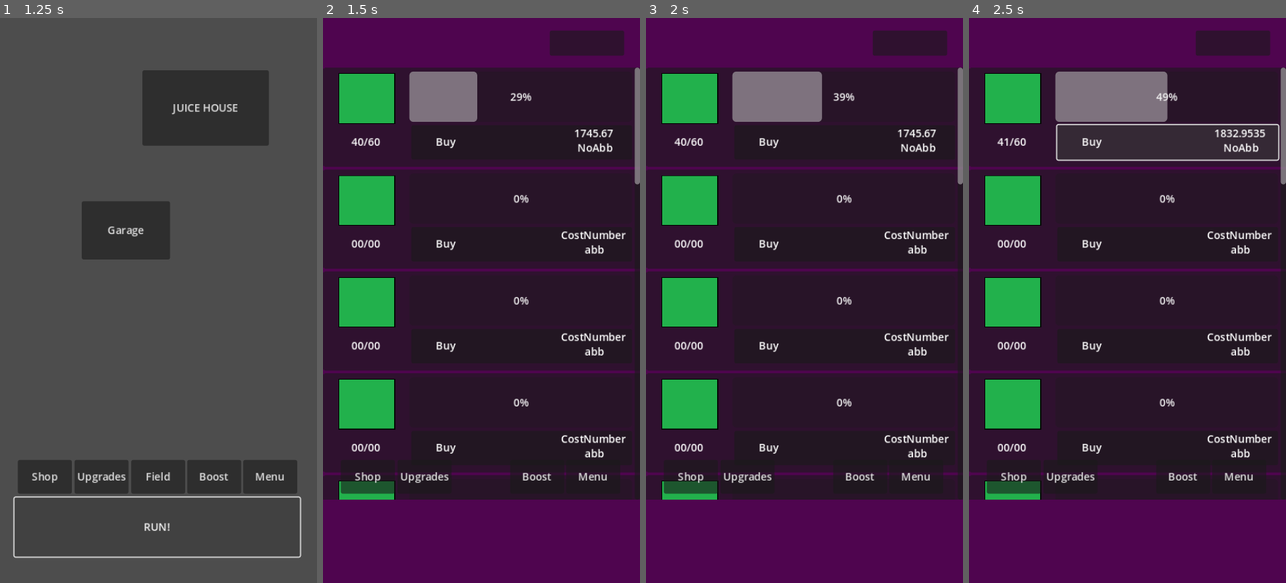
Above: before the commit, frames 1-4 (left to right).
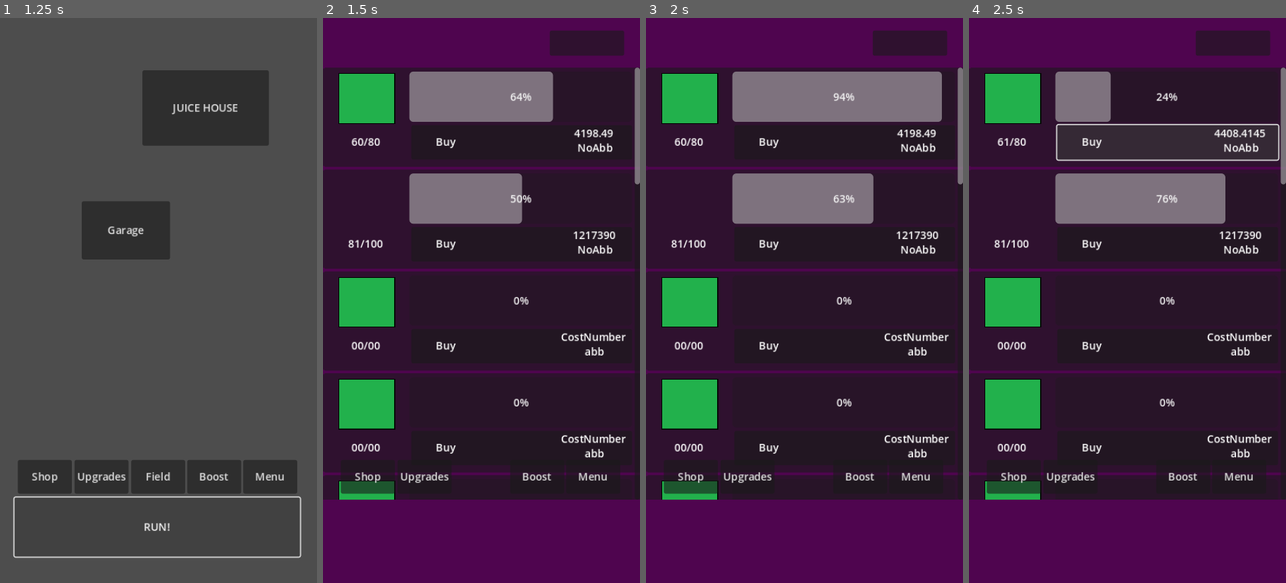
Above: after the commit, the same moments.

Repository: enoqAcero/JuiceCo
Game: Godot game, scene res://Scenes/Main.tscn
The game is run twice, just before and just after one commit, with the same random seed, the same clock (stepped at 60 frames per second) and the same inputs.
Inputs:
- Up to frame 1 (1.25 s): click "RUN!" at 0.5 s
- Up to frame 2 (1.5 s): click "Field" at 1.25 s
- Up to frame 3 (2 s): no input
- Up to frame 4 (2.5 s): click "Buy" at 2 s

Frame 1 is identical in both runs. In frame 2, 7.5% of the frame differs, in the area x 4-96%, y 9-42%; in frame 3, 9.5%; in frame 4, 8.6%.

Commit message:
capitalist update

Diff:
--- a/Resources/FruitData.gd
+++ b/Resources/FruitData.gd
@@ -9,5 +9,5 @@
 @export var liters : float
 @export var multiplier : float
 @export var speed : float
-@export var currentValue : float
+@export var currentProgress : float
 @export var skin : Texture2D
--- a/Resources/Player.gd
+++ b/Resources/Player.gd
@@ -2,6 +2,7 @@
 
 class_name Player
 
+@export var liters : float
 @export var money : float
 @export var gems : int
 
--- a/Save/PlayerSave.tres
+++ b/Save/PlayerSave.tres
@@ -1,22 +1,33 @@
-[gd_resource type="Resource" script_class="Player" load_steps=9 format=3 uid="uid://c8ewpqhyb0j3k"]
+[gd_resource type="Resource" script_class="Player" load_steps=10 format=3]
 
 [ext_resource type="Script" path="res://Resources/JuiceHouseData.gd" id="1_4wlhr"]
 [ext_resource type="Script" path="res://Resources/Player.gd" id="1_fhr83"]
 [ext_resource type="Script" path="res://Resources/FruitData.gd" id="1_fk37v"]
 [ext_resource type="Script" path="res://Resources/TransportData.gd" id="2_webxm"]
-[ext_resource type="Texture2D" uid="uid://d0ytlx3x5mgme" path="res://a.png" id="3_ybvww"]
+[ext_resource type="Texture2D" path="res://a.png" id="3_ybvww"]
 
 [sub_resource type="Resource" id="Resource_hs0wn"]
 script = ExtResource("1_fk37v")
 name = "Blueberry"
-level = 40
-tier = 3
-cost = 1745.67
+level = 60
+tier = 4
+cost = 4198.49
 liters = 1.0
 multiplier = 1.05
-speed = 5.0
-currentValue = 95.95
+speed = 0.625
+currentProgress = 74.0
 skin = ExtResource("3_ybvww")
+
+[sub_resource type="Resource" id="Resource_v863b"]
+script = ExtResource("1_fk37v")
+name = "asaa"
+level = 81
+tier = 5
+cost = 1.21739e+06
+liters = 2.0
+multiplier = 1.06
+speed = 3.75
+currentProgress = 10.0
 
 [sub_resource type="Resource" id="Resource_yabiq"]
 script = ExtResource("1_4wlhr")
@@ -35,6 +46,7 @@
 
 [resource]
 script = ExtResource("1_fhr83")
+liters = 0.0
 money = 0.0
 gems = 0
 JuiceHouse = Array[ExtResource("1_4wlhr")]([SubResource("Resource_yabiq")])
@@ -42,7 +54,7 @@
 house1Id = 1
 house2Id = 1
 house3Id = 1
-Fruits = Array[ExtResource("1_fk37v")]([SubResource("Resource_hs0wn")])
+Fruits = Array[ExtResource("1_fk37v")]([SubResource("Resource_hs0wn"), SubResource("Resource_v863b")])
 Transport = Array[ExtResource("2_webxm")]([SubResource("Resource_61nqt")])
 slots = 4
 transport0Id = 1
--- a/Scenes/Field.tscn
+++ b/Scenes/Field.tscn
@@ -1,27 +1,7 @@
-[gd_scene load_steps=5 format=3 uid="uid://bc8vtgcgh7vxg"]
+[gd_scene load_steps=3 format=3 uid="uid://bc8vtgcgh7vxg"]
 
 [ext_resource type="Script" path="res://Scripts/Field.gd" id="1_dcyj0"]
 [ext_resource type="Texture2D" uid="uid://d0ytlx3x5mgme" path="res://a.png" id="2_pusqm"]
-
-[sub_resource type="Animation" id="Animation_0h4e5"]
-resource_name = "Panel0ProgressBar"
-tracks/0/type = "value"
-tracks/0/imported = false
-tracks/0/enabled = true
-tracks/0/path = NodePath("ScrollContainer/Control/VBoxContainer/Panel0/ProgressBar:value")
-tracks/0/interp = 1
-tracks/0/loop_wrap = true
-tracks/0/keys = {
-"times": PackedFloat32Array(0, 0.9),
-"transitions": PackedFloat32Array(1, 1),
-"update": 0,
-"values": [0.0, 100.0]
-}
-
-[sub_resource type="AnimationLibrary" id="AnimationLibrary_fuosa"]
-_data = {
-"Panel0ProgressBar": SubResource("Animation_0h4e5")
-}
 
 [node name="Field" type="Node2D"]
 script = ExtResource("1_dcyj0")
@@ -113,6 +93,8 @@
 horizontal_alignment = 1
 vertical_alignment = 1
 
+[node name="Timer" type="Timer" parent="ScrollContainer/Control/VBoxContainer/Panel0"]
+
 [node name="Panel1" type="Panel" parent="ScrollContainer/Control/VBoxContainer"]
 custom_minimum_size = Vector2(0, 150)
 layout_mode = 2
@@ -173,6 +155,8 @@
 horizontal_alignment = 1
 vertical_alignment = 1
 
+[node name="Timer" type="Timer" parent="ScrollContainer/Control/VBoxContainer/Panel1"]
+
 [node name="Panel2" type="Panel" parent="ScrollContainer/Control/VBoxContainer"]
 custom_minimum_size = Vector2(0, 150)
 layout_mode = 2
@@ -233,6 +217,8 @@
 horizontal_alignment = 1
 vertical_alignment = 1
 
+[node name="Timer" type="Timer" parent="ScrollContainer/Control/VBoxContainer/Panel2"]
+
 [node name="Panel3" type="Panel" parent="ScrollContainer/Control/VBoxContainer"]
 custom_minimum_size = Vector2(0, 150)
 layout_mode = 2
@@ -293,6 +279,8 @@
 horizontal_alignment = 1
 vertical_alignment = 1
 
+[node name="Timer" type="Timer" parent="ScrollContainer/Control/VBoxContainer/Panel3"]
+
 [node name="Panel4" type="Panel" parent="ScrollContainer/Control/VBoxContainer"]
 custom_minimum_size = Vector2(0, 150)
 layout_mode = 2
@@ -353,6 +341,8 @@
 horizontal_alignment = 1
 vertical_alignment = 1
 
+[node name="Timer" type="Timer" parent="ScrollContainer/Control/VBoxContainer/Panel4"]
+
 [node name="Panel5" type="Panel" parent="ScrollContainer/Control/VBoxContainer"]
 custom_minimum_size = Vector2(0, 150)
 layout_mode = 2
@@ -413,6 +403,8 @@
 horizontal_alignment = 1
 vertical_alignment = 1
 
+[node name="Timer" type="Timer" parent="ScrollContainer/Control/VBoxContainer/Panel5"]
+
 [node name="Panel6" type="Panel" parent="ScrollContainer/Control/VBoxContainer"]
 custom_minimum_size = Vector2(0, 150)
 layout_mode = 2
@@ -473,6 +465,8 @@
 horizontal_alignment = 1
 vertical_alignment = 1
 
+[node name="Timer" type="Timer" parent="ScrollContainer/Control/VBoxContainer/Panel6"]
+
 [node name="Panel7" type="Panel" parent="ScrollContainer/Control/VBoxContainer"]
 custom_minimum_size = Vector2(0, 150)
 layout_mode = 2
@@ -533,6 +527,8 @@
 horizontal_alignment = 1
 vertical_alignment = 1
 
+[node name="Timer" type="Timer" parent="ScrollContainer/Control/VBoxContainer/Panel7"]
+
 [node name="Panel8" type="Panel" parent="ScrollContainer/Control/VBoxContainer"]
 custom_minimum_size = Vector2(0, 150)
 layout_mode = 2
@@ -593,6 +589,8 @@
 horizontal_alignment = 1
 vertical_alignment = 1
 
+[node name="Timer" type="Timer" parent="ScrollContainer/Control/VBoxContainer/Panel8"]
+
 [node name="Panel9" type="Panel" parent="ScrollContainer/Control/VBoxContainer"]
 custom_minimum_size = Vector2(0, 150)
 layout_mode = 2
@@ -653,6 +651,8 @@
 horizontal_alignment = 1
 vertical_alignment = 1
 
+[node name="Timer" type="Timer" parent="ScrollContainer/Control/VBoxContainer/Panel9"]
+
 [node name="Panel10" type="Panel" parent="ScrollContainer/Control/VBoxContainer"]
 custom_minimum_size = Vector2(0, 150)
 layout_mode = 2
@@ -713,6 +713,8 @@
 horizontal_alignment = 1
 vertical_alignment = 1
 
+[node name="Timer" type="Timer" parent="ScrollContainer/Control/VBoxContainer/Panel10"]
+
 [node name="Panel11" type="Panel" parent="ScrollContainer/Control/VBoxContainer"]
 custom_minimum_size = Vector2(0, 150)
 layout_mode = 2
@@ -773,6 +775,8 @@
 horizontal_alignment = 1
 vertical_alignment = 1
 
+[node name="Timer" type="Timer" parent="ScrollContainer/Control/VBoxContainer/Panel11"]
+
 [node name="Panel12" type="Panel" parent="ScrollContainer/Control/VBoxContainer"]
 custom_minimum_size = Vector2(0, 150)
 layout_mode = 2
@@ -833,6 +837,8 @@
 horizontal_alignment = 1
 vertical_alignment = 1
 
+[node name="Timer" type="Timer" parent="ScrollContainer/Control/VBoxContainer/Panel12"]
+
 [node name="Panel13" type="Panel" parent="ScrollContainer/Control/VBoxContainer"]
 custom_minimum_size = Vector2(0, 150)
 layout_mode = 2
@@ -893,6 +899,8 @@
 horizontal_alignment = 1
 vertical_alignment = 1
 
+[node name="Timer" type="Timer" parent="ScrollContainer/Control/VBoxContainer/Panel13"]
+
 [node name="Panel14" type="Panel" parent="ScrollContainer/Control/VBoxContainer"]
 custom_minimum_size = Vector2(0, 150)
 layout_mode = 2
@@ -953,10 +961,6 @@
 horizontal_alignment = 1
 vertical_alignment = 1
 
-[node name="AnimationPlayer" type="AnimationPlayer" parent="."]
-libraries = {
-"": SubResource("AnimationLibrary_fuosa")
-}
+[node name="Timer" type="Timer" parent="ScrollContainer/Control/VBoxContainer/Panel14"]
 
 [connection signal="pressed" from="Button" to="." method="_on_button_pressed"]
-[connection signal="animation_finished" from="AnimationPlayer" to="." method="_on_animation_player_animation_finished"]
--- a/Scripts/Field.gd
+++ b/Scripts/Field.gd
@@ -32,7 +32,22 @@
 var panelNode13ProgressBar
 var panelNode14ProgressBar
 
-var animationPlayer : AnimationPlayer
+var panelNode0Timer
+var panelNode1Timer
+var panelNode2Timer
+var panelNode3Timer
+var panelNode4Timer
+var panelNode5Timer
+var panelNode6Timer
+var panelNode7Timer
+var panelNode8Timer
+var panelNode9Timer
+var panelNode10Timer
+var panelNode11Timer
+var panelNode12Timer
+var panelNode13Timer
+var panelNode14Timer
+
 
 
 # Called when the node enters the scene tree for the first time.
@@ -69,7 +84,21 @@
 	panelNode13ProgressBar = $ScrollContainer/Control/VBoxContainer/Panel13/ProgressBar
 	panelNode14ProgressBar = $ScrollContainer/Control/VBoxContainer/Panel14/ProgressBar
 
-	animationPlayer = $AnimationPlayer
+	panelNode0Timer = $ScrollContainer/Control/VBoxContainer/Panel0/Timer
+	panelNode1Timer = $ScrollContainer/Control/VBoxContainer/Panel1/Timer
+	panelNode2Timer = $ScrollContainer/Control/VBoxContainer/Panel2/Timer
+	panelNode3Timer = $ScrollContainer/Control/VBoxContainer/Panel3/Timer
+	panelNode4Timer = $ScrollContainer/Control/VBoxContainer/Panel4/Timer
+	panelNode5Timer = $ScrollContainer/Control/VBoxContainer/Panel5/Timer
+	panelNode6Timer = $ScrollContainer/Control/VBoxContainer/Panel6/Timer
+	panelNode7Timer = $ScrollContainer/Control/VBoxContainer/Panel7/Timer
+	panelNode8Timer = $ScrollContainer/Control/VBoxContainer/Panel8/Timer
+	panelNode9Timer = $ScrollContainer/Control/VBoxContainer/Panel9/Timer
+	panelNode10Timer = $ScrollContainer/Control/VBoxContainer/Panel10/Timer
+	panelNode11Timer = $ScrollContainer/Control/VBoxContainer/Panel11/Timer
+	panelNode12Timer = $ScrollContainer/Control/VBoxContainer/Panel12/Timer
+	panelNode13Timer = $ScrollContainer/Control/VBoxContainer/Panel13/Timer
+	panelNode14Timer = $ScrollContainer/Control/VBoxContainer/Panel14/Timer
 
 
 	panelNode0Button.pressed.connect(Callable(buyFruit).bind(0))
@@ -88,8 +117,23 @@
 	panelNode13Button.pressed.connect(Callable(buyFruit).bind(13))
 	panelNode14Button.pressed.connect(Callable(buyFruit).bind(14))
 
+	panelNode0Timer.timeout.connect(Callable(timerTimeout).bind(0))
+	panelNode1Timer.timeout.connect(Callable(timerTimeout).bind(1))
+	panelNode2Timer.timeout.connect(Callable(timerTimeout).bind(2))
+	panelNode3Timer.timeout.connect(Callable(timerTimeout).bind(3))
+	panelNode4Timer.timeout.connect(Callable(timerTimeout).bind(4))
+	panelNode5Timer.timeout.connect(Callable(timerTimeout).bind(5))
+	panelNode6Timer.timeout.connect(Callable(timerTimeout).bind(6))
+	panelNode7Timer.timeout.connect(Callable(timerTimeout).bind(7))
+	panelNode8Timer.timeout.connect(Callable(timerTimeout).bind(8))
+	panelNode9Timer.timeout.connect(Callable(timerTimeout).bind(9))
+	panelNode10Timer.timeout.connect(Callable(timerTimeout).bind(10))
+	panelNode11Timer.timeout.connect(Callable(timerTimeout).bind(11))
+	panelNode12Timer.timeout.connect(Callable(timerTimeout).bind(12))
+	panelNode13Timer.timeout.connect(Callable(timerTimeout).bind(13))
+	panelNode14Timer.timeout.connect(Callable(timerTimeout).bind(14))
+
 	loadAllPanelData()
-	startAnimations()
 
 func loadAllPanelData():
 	for i in range (0, GlobalVariables.player.Fruits.size()):
@@ -101,16 +145,21 @@
 	var currentPanelButtonCost
 	var currentPanelButtonAbb
 	var currentPanelLvlLabel
+	var currentPanelTimer
 
 	currentPanelProgressBar = get_node("ScrollContainer/Control/VBoxContainer/Panel" + str(index) + "/ProgressBar")
 	currentPanelSprite = get_node("ScrollContainer/Control/VBoxContainer/Panel" + str(index) + "/A")
 	currentPanelButtonCost = get_node("ScrollContainer/Control/VBoxContainer/Panel" + str(index) + "/Button/CostNumber")
 	currentPanelButtonAbb = get_node("ScrollContainer/Control/VBoxContainer/Panel" + str(index) + "/Button/CostAbb")
 	currentPanelLvlLabel = get_node("ScrollContainer/Control/VBoxContainer/Panel" + str(index) + "/Lvl")
+	currentPanelTimer = get_node("ScrollContainer/Control/VBoxContainer/Panel" + str(index) + "/Timer")
 
 	currentPanelSprite.texture = GlobalVariables.player.Fruits[index].skin
 	currentPanelButtonCost.text = str(GlobalVariables.player.Fruits[index].cost)
 	currentPanelButtonAbb.text = "NoAbb"
+	currentPanelProgressBar = GlobalVariables.player.Fruits[index].currentProgress
+	currentPanelTimer.wait_time = (GlobalVariables.player.Fruits[index].speed)/100
+	currentPanelTimer.start()
 
 	var tierText = calculateTierLevel(index)
 	if tierText == 20:
@@ -139,7 +188,6 @@
 	var cost = GlobalVariables.player.Fruits[index].cost
 	var mult = GlobalVariables.player.Fruits[index].multiplier
 	var level = GlobalVariables.player.Fruits[index].level
-	var speed = GlobalVariables.player.Fruits[index].speed
 	var tierText = calculateTierLevel(index)
 
 	GlobalVariables.player.Fruits[index].cost = cost * mult
@@ -147,60 +195,43 @@
 
 	if level >= tierText - 1:
 		GlobalVariables.player.Fruits[index].tier += 1
-		GlobalVariables.player.Fruits[index].speed = speed / 2
-		saveCurrentTime(index)
-		updateAnimation("Panel" + str(index) + "ProgressBar", GlobalVariables.player.Fruits[index].speed)
+		saveCurrentProgress(index)
+		cashOut(index)
+
 
 	loadPanelData(index)
 
-
-
-func startAnimations():
-	for i in range (0, GlobalVariables.player.Fruits.size()):
-		updateAnimation("Panel" + str(i) + "ProgressBar", GlobalVariables.player.Fruits[i].speed)
-		$AnimationPlayer.play("Panel" + str(i) + "ProgressBar")
-
-
-func _on_animation_player_animation_finished(animName):
-	if animName == "Panel0ProgressBar":
-		panelNode0ProgressBar.value = 0
-		$AnimationPlayer.play("Panel0ProgressBar")
-
-
-func updateAnimation(animName : String, time : float):
-	if animationPlayer.has_animation(animName):
-		# Set the new length for the specified animation
-		var animation = animationPlayer.get_animation(animName)
-		animation.length = time
-		# Update the final property key to the animation length
-		updateFinalKey(animName, time)
+func timerTimeout(index : int):
+	var currentProgressBar = get_node("ScrollContainer/Control/VBoxContainer/Panel" + str(index) + "/ProgressBar")
+	GlobalVariables.player.Fruits[index].currentProgress += 1
+	currentProgressBar.value = GlobalVariables.player.Fruits[index].currentProgress
+	if currentProgressBar.value >= 100:
+		cashOut(index)
+		GlobalVariables.player.Fruits[index].currentProgress = 0
+		currentProgressBar.value = GlobalVariables.player.Fruits[index].currentProgress
+
+func saveCurrentProgress(index : int):
+	var currentProgressBar = get_node("ScrollContainer/Control/VBoxContainer/Panel" + str(index) + "/ProgressBar")
+	var currentProgressValueInMin = (GlobalVariables.player.Fruits[index].currentProgress * GlobalVariables.player.Fruits[index].speed)/ 100
+	var nextSpeed = GlobalVariables.player.Fruits[index].speed/2
+	var nextProgressValueInPer
+
+	if currentProgressValueInMin >= GlobalVariables.player.Fruits[index].speed:
+		currentProgressValueInMin = 0
 	else:
-		print("Animation", animName, "not found in AnimationPlayer")
-
-
-func updateFinalKey(animName : String, time : float):
-
-	# Iterate through tracks in the animation
-	var animation = animationPlayer.get_animation(animName)
-	for track_index in range(animation.get_track_count()):
-	# Iterate through keyframes in the track
-		for key_index in range(animation.track_get_key_count(track_index)):
-		# Get the time of the keyframe
-			# Check if it's the last keyframe in the track
-			if key_index == animation.track_get_key_count(track_index) - 1:
-				# Update the time of the last keyframe to the animation length
-				animation.track_set_key_time(track_index,key_index,time)
-
-	animationPlayer.play(animName)
-	for i in range (0, GlobalVariables.player.Fruits.size()):
-		var currentProgressBar = get_node("ScrollContainer/Control/VBoxContainer/Panel" + str(i) + "/ProgressBar")
-		currentProgressBar.value = GlobalVariables.player.Fruits[i].currentValue
-
-
+		nextProgressValueInPer = (currentProgressValueInMin * 100)/nextSpeed
+
+	if currentProgressValueInMin == 0:
+		GlobalVariables.player.Fruits[index].currentProgress = 0
+	else:
+		GlobalVariables.player.Fruits[index].currentProgress = nextProgressValueInPer
+
+	GlobalVariables.player.Fruits[index].speed = GlobalVariables.player.Fruits[index].speed / 2
+	currentProgressBar.value = GlobalVariables.player.Fruits[index].currentProgress
+
+func cashOut(index : int):
+	#GlobalVariables.player.liters += GlobalVariables.player.Fruits[index].liters * GlobalVariables.player.Fruits[index].level
+	var n : float = 1000000000000000.0
+	print("litros: ",n)
 func _on_button_pressed():
 	hide()
-
-
-func saveCurrentTime(index : int):
-	var currentProgressBar = get_node("ScrollContainer/Control/VBoxContainer/Panel" + str(index) + "/ProgressBar")
-	GlobalVariables.player.Fruits[index].currentValue = currentProgressBar.value
